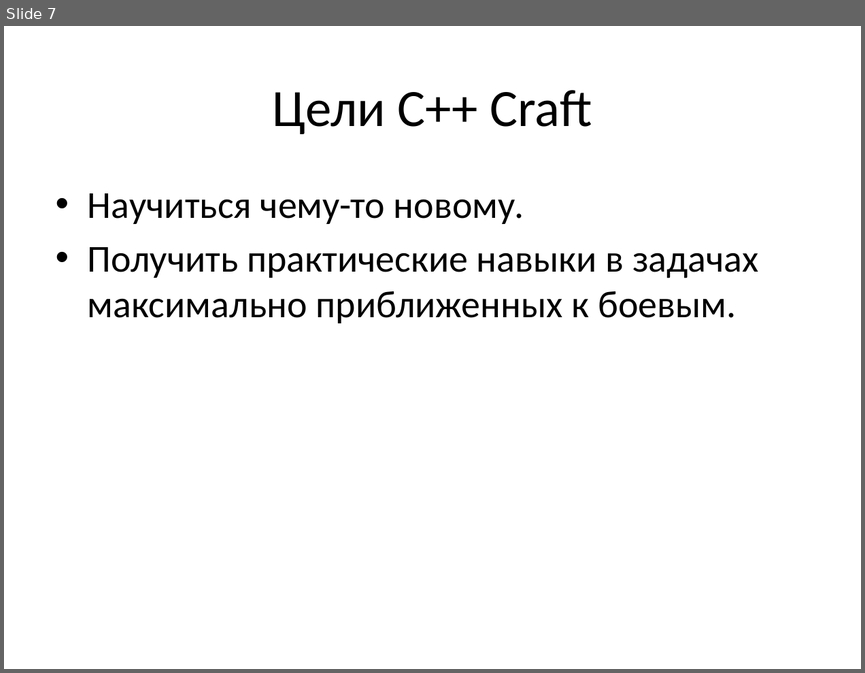
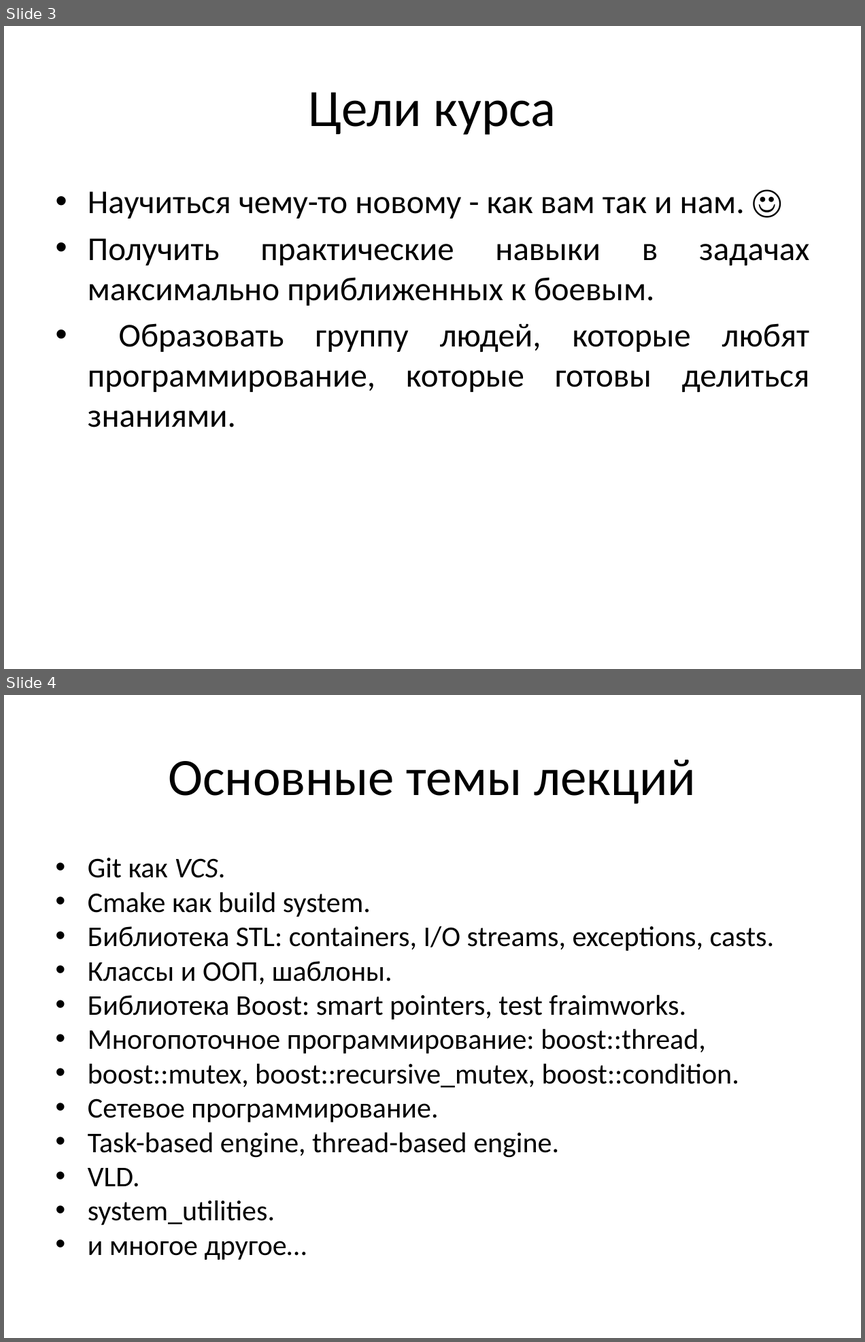
Before and after one commit to tscherkas/cpp_craft_1013, a slide deck: lections/cpp_craft_lec_1_part_1.pptx. Shown one above the other, each under a label of ours: slide 7 before the commit, slides 3 and 4 after it. The pictures are 865x673 and 865x1342 pixels, drawn with LibreOffice and Linux fonts; fonts in the diff are those of the drawing. Boxes give left, top, right and bottom in pixels: in the first picture for what was removed or moved away, otherwise in the second. Text is boxed around its words. In the diff, an @@ line names an element or a change of style, - is before the commit and + after.

```diff
--- a/lections/cpp_craft_lec_1_part_1.pptx
+++ b/lections/cpp_craft_lec_1_part_1.pptx
@@ slide 4 added at <box>4,695,861,1338</box>, background #FFFFFF @@
@@ title added at <box>168,760,696,804</box>, 44 pt, text #000000 @@
+Основные темы лекций
@@ text added at <box>88,858,774,1259</box>, 24 pt, text #000000 @@
+• Git как VCS.
+• Cmake как build system.
+• Библиотека STL: containers, I/O streams, exceptions, casts.
+• Классы и ООП, шаблоны.
+• Библиотека Boost: smart pointers, test fraimworks.
+• Многопоточное программирование: boost::thread,
+• boost::mutex, boost::recursive_mutex, boost::condition.
+• Сетевое программирование.
+• Task-based engine, thread-based engine.
+• VLD.
+• system_utilities.
+• и многое другое…
@@ what was slide 7 is now slide 3 @@
@@ slide 3 changed as well @@
@@ title at <box>309,92,555,135</box>: text changed @@
-Цели C++ Craft
+Цели курса
@@ text at <box>88,191,745,218</box>: text changed; size 32 to 28 pt @@
-• Научиться чему-то новому.
+• Научиться чему-то новому - как вам так и нам. ☺
@@ text at <box>88,238,809,305</box>: size 32 to 28 pt in "Получить практические навыки в задачах максимально приближен ..."; alignment left to justified @@
@@ text at <box>88,323,810,427</box>: paragraph added @@
+• Образовать группу людей, которые любят программирование, которые готовы делиться знаниями.
```
Also in this commit, not shown: 5 other slides changed, 1 other slide added, 20 slides removed, 36 other files.
